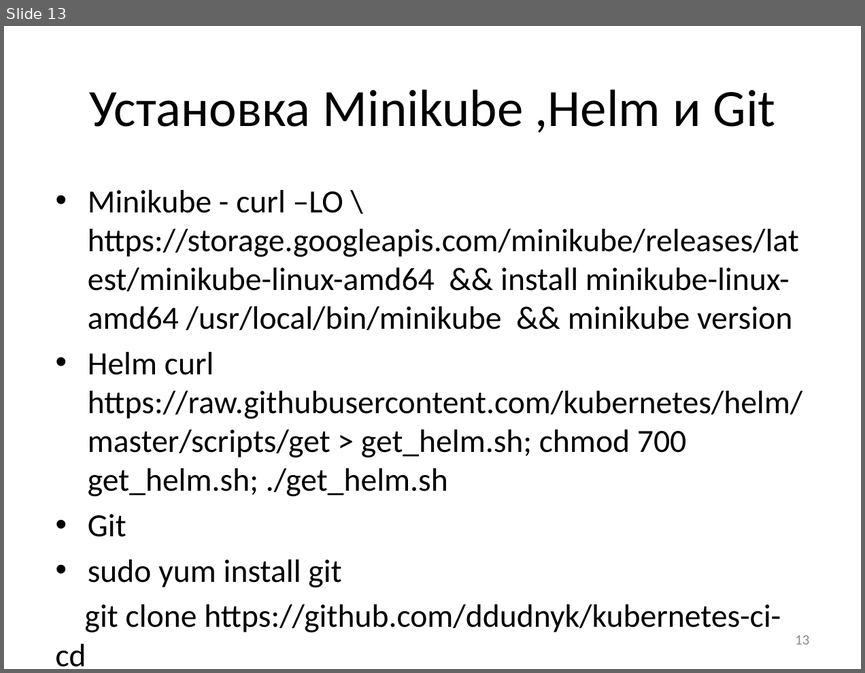
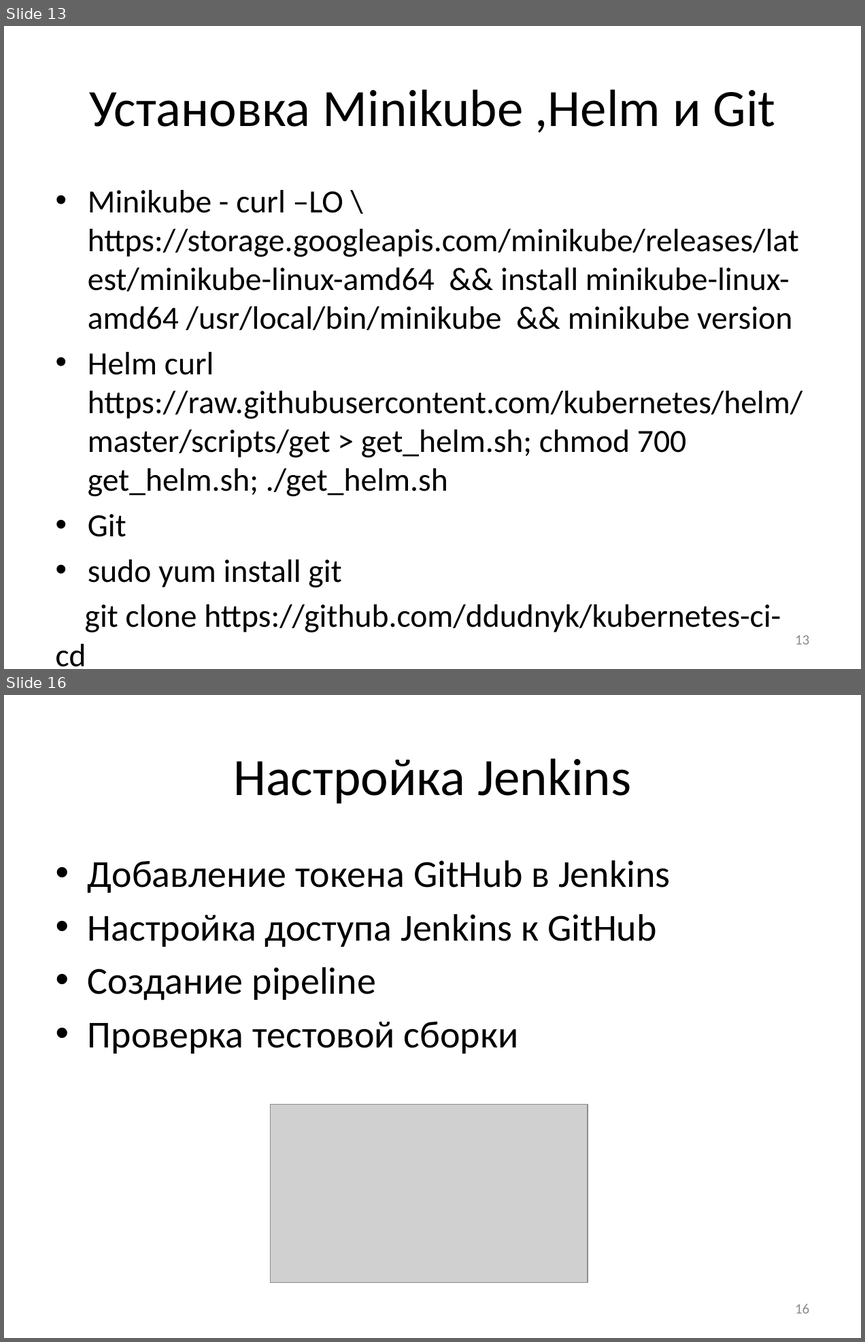
Before and after one commit to ddudnyk/cv, a slide deck: Dudnyk_Epam.pptx. Shown one above the other, each under a label of ours: slide 13 before the commit, slides 13 and 16 after it; the slides between them are not shown. The pictures are 865x673 and 865x1342 pixels, drawn with LibreOffice and Linux fonts; fonts in the diff are those of the drawing; grey boxes stand for pictures. Boxes give left, top, right and bottom in pixels: in the first picture for what was removed or moved away, otherwise in the second. Text is boxed around its words. In the diff, an @@ line names an element or a change of style, - is before the commit and + after.

```diff
--- a/Dudnyk_Epam.pptx
+++ b/Dudnyk_Epam.pptx
@@ slide 16 added at (4, 695, 861, 1338), background #FFFFFF @@
@@ title added at (233, 758, 631, 804), 44 pt, text #000000 @@
+Настройка Jenkins
@@ text added at (88, 860, 670, 1053), 32 pt, text #000000 @@
+• Добавление токена GitHub в Jenkins
+• Настройка доступа Jenkins к GitHub
+• Создание pipeline
+• Проверка тестовой сборки
@@ picture added at (271, 1104, 587, 1282) @@
@@ page number added at (795, 1304, 809, 1313), 12 pt, text #8C8C8C @@
+16
```
Also in this commit, not shown: 1 slide changed, 1 other slide added.
